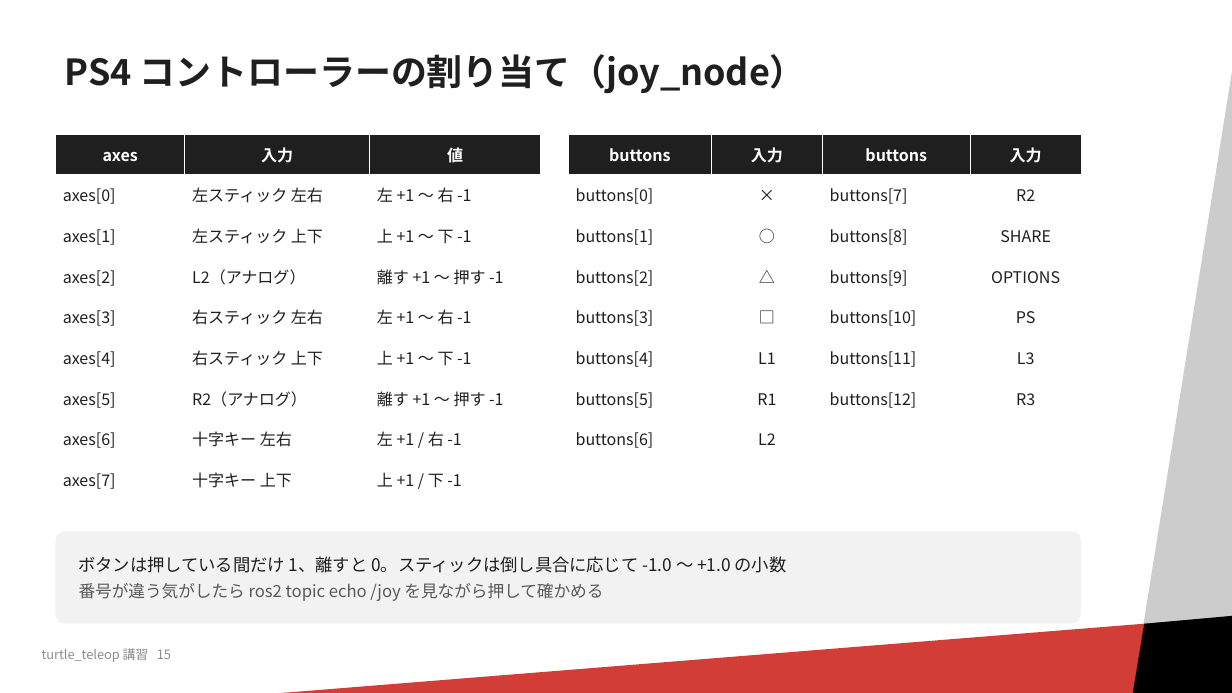
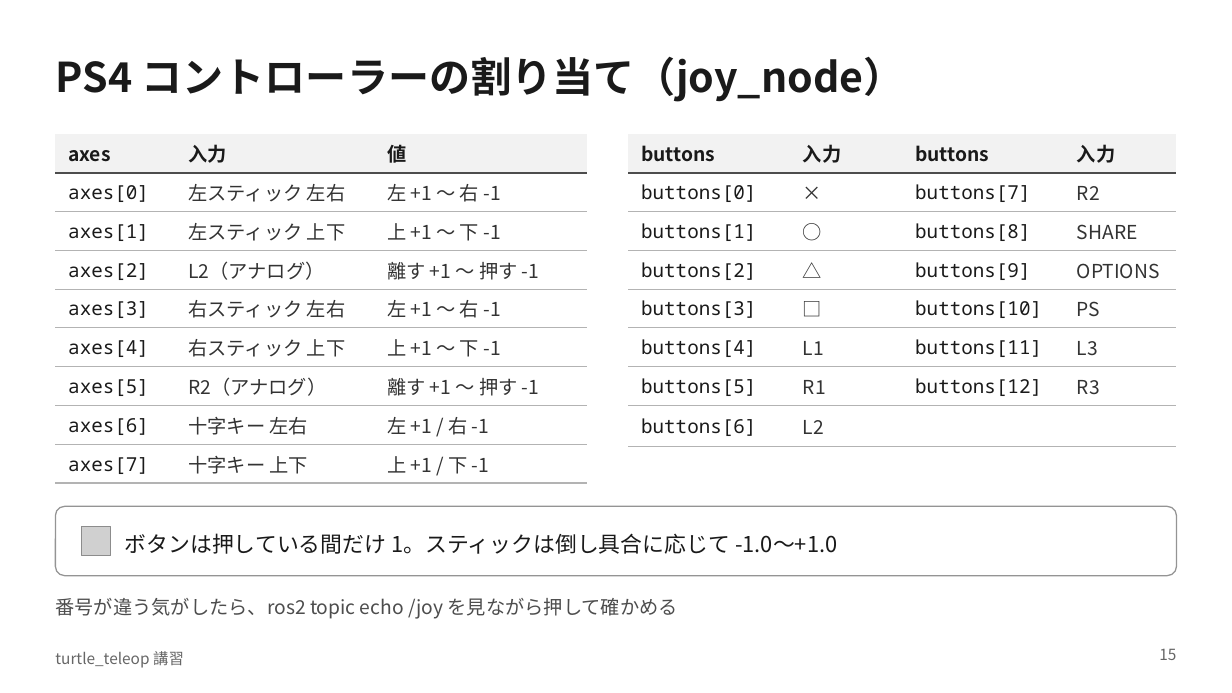
Before and after one commit to RRST-NHK-Project/rrst-ros2-ws-practice, a slide deck: slide 15 of docs/turtle_teleop講習.pptx. Drawn at 1232x693 pixels with LibreOffice and Linux fonts; fonts in the diff are those of the drawing; grey boxes stand for pictures; background and template pictures are left out. Boxes give left, top, right and bottom in pixels: in the first picture for what was removed or moved away, otherwise in the second. Text is boxed around its words. In the diff, an @@ line names an element or a change of style, - is before the commit and + after.

Commit message:
講習資料の修正

```diff
--- a/docs/turtle_teleop講習.pptx
+++ b/docs/turtle_teleop講習.pptx
@@ rectangle removed at [1042,17,1232,693] @@
@@ title "PS4 コントローラーの割り当て（joy_node）": place and size @@
-title "PS4 コントローラーの割り当て（joy_node）" at [65,54,806,94]
+title "PS4 コントローラーの割り当て（joy_node）" at [55,57,905,102]
@@ title "PS4 コントローラーの割り当て（joy_node）" at [55,57,905,102]: size 28 to 32 pt, text colour #1F1F1F to #1A1A1A; line spacing 0.9 to 1; less space between paragraphs @@
@@ table at [55,134,587,478] @@
@@ fill #1F1F1F to #F2F2F2 in row 1 @@
@@ size 12.5 to 15 pt @@
@@ text colour #FFFFFF to #1A1A1A in "axes", "入力", "値" @@
@@ font Noto Sans CJK JP to Noto Sans Mono, text colour #1F1F1F to #1A1A1A in "axes[0]", "axes[1]", "axes[2]", "axes[3]" and 4 more places @@
@@ text colour #1F1F1F to #333333 in "左スティック 左右", "左 +1 〜 右 -1", "左スティック 上下", "上 +1 〜 下 -1" and 12 more places @@
@@ alignment centre to left @@
@@ borders changed @@
@@ table: place and size @@
-table at [55,134,541,500]
+table at [55,134,587,478]
@@ table at [628,134,1177,440] @@
@@ fill #1F1F1F to #F2F2F2 in row 1 @@
@@ size 12.5 to 15 pt @@
@@ text colour #FFFFFF to #1A1A1A in "buttons", "入力", "buttons", "入力" @@
@@ font Noto Sans CJK JP to Noto Sans Mono, text colour #1F1F1F to #1A1A1A in "buttons[0]", "buttons[7]", "buttons[1]", "buttons[8]" and 9 more places @@
@@ text colour #1F1F1F to #333333 in "×", "R2", "○", "SHARE" and 9 more places @@
@@ alignment centre to left @@
@@ borders changed @@
@@ table: place and size @@
-table at [568,134,1081,459]
+table at [628,134,1177,440]
@@ rounded rectangle: place and size @@
-rounded rectangle at [55,531,1081,624]
+rounded rectangle at [55,506,1177,576]
@@ rounded rectangle at [55,506,1177,576]: fill #F2F2F2 to #FFFFFF; outline none to #949494 1 pt; proportions changed @@
@@ picture added at [81,527,111,556] @@
@@ text at [125,533,837,554]: text changed; size 13.5 to 17 pt; text colour #1F1F1F to #1A1A1A @@
-ボタンは押している間だけ 1、離すと 0。スティックは倒し具合に応じて -1.0 〜 +1.0 の小数
-番号が違う気がしたら ros2 topic echo /joy を見ながら押して確かめる
+ボタンは押している間だけ 1。スティックは倒し具合に応じて -1.0〜+1.0
@@ text "ボタンは押している間だけ 1。スティックは倒し具合に応じて -1.0〜+1.0" at [125,533,837,554]: vertical alignment middle to top @@
@@ text added at [55,598,678,619], 15 pt, text #4D4D4D @@
+番号が違う気がしたら、ros2 topic echo /joy を見ながら押して確かめる
@@ rectangle removed at [52,610,1232,693] @@
@@ parallelogram removed at [1117,610,1232,693] @@
@@ text removed at [42,648,171,662] @@
-turtle_teleop 講習 15
@@ text added at [55,651,184,668], 12 pt, text #666666 @@
+turtle_teleop 講習
@@ page number added at [1159,648,1176,660], 12 pt, text #666666 @@
+15
```
Also in this commit, not shown: 29 other slides changed, 1 slide added, 5 other files.
